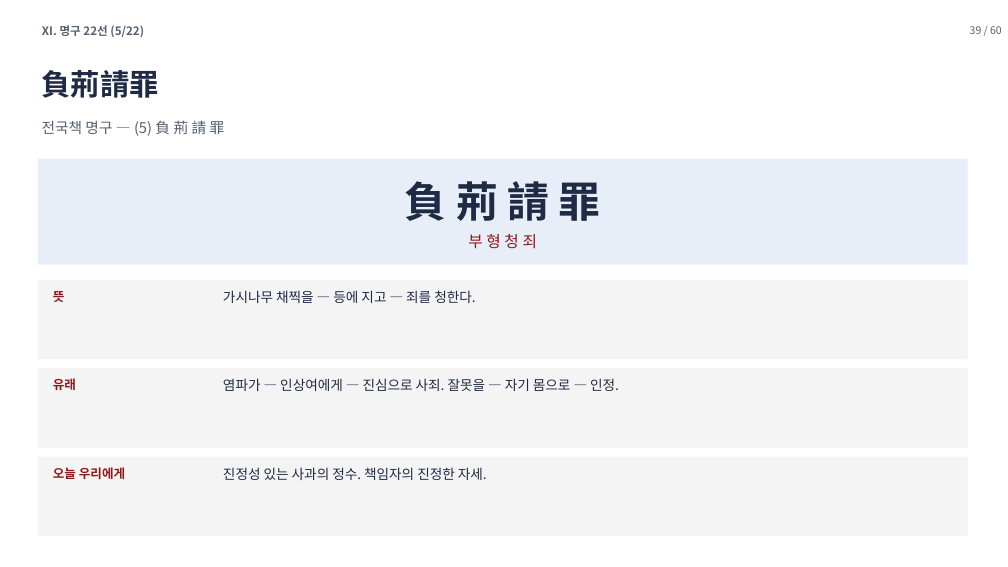
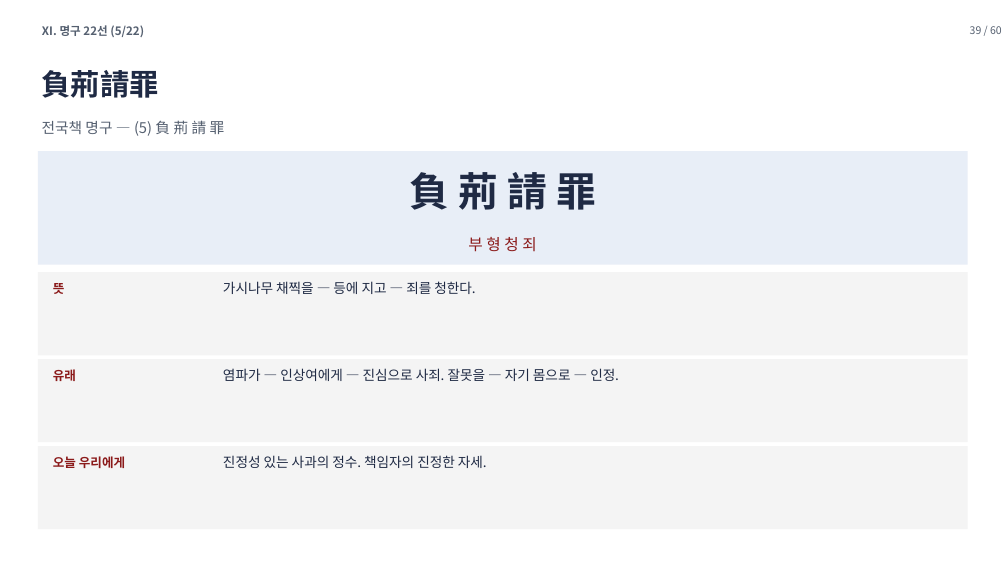
Before and after one commit to hpark1947/Oriental-Classics2, a slide deck: slide 39 of 발표자료/전국책.pptx. Drawn at 1008x567 pixels with LibreOffice and Linux fonts; fonts in the diff are those of the drawing. Boxes give left, top, right and bottom in pixels: in the first picture for what was removed or moved away, otherwise in the second. Text is boxed around its words. In the diff, an @@ line names an element or a change of style, - is before the commit and + after.

```diff
--- a/발표자료/전국책.pptx
+++ b/발표자료/전국책.pptx
@@ text "負 荊 請 罪": place and size @@
-text "負 荊 請 罪" at [405, 181, 601, 221]
+text "負 荊 請 罪" at [409, 172, 596, 210]
@@ text "負 荊 請 罪" at [409, 172, 596, 210]: size 40 to 38 pt @@
@@ rectangle: place and size @@
-rectangle at [38, 159, 968, 265]
+rectangle at [38, 151, 968, 265]
@@ text "부 형 청 죄" at [468, 237, 536, 252]: vertical alignment top to middle @@
@@ rectangle: place and size @@
-rectangle at [38, 280, 968, 359]
+rectangle at [38, 272, 968, 355]
@@ text "뜻": place and size @@
-text "뜻" at [53, 291, 65, 302]
+text "뜻" at [53, 283, 65, 294]
@@ text "가시나무 채찍을 — 등에 지고 ...": place and size @@
-text "가시나무 채찍을 — 등에 지고 ..." at [223, 290, 475, 303]
+text "가시나무 채찍을 — 등에 지고 ..." at [223, 281, 475, 294]
@@ 2 texts, 1 rectangle: place and size @@
-2 texts, 1 rectangle at [38, 368, 968, 479]
+2 texts, 1 rectangle at [38, 359, 968, 468]
@@ text "염파가 — 인상여에게 — 진심으로 ...": place and size @@
-text "염파가 — 인상여에게 — 진심으로 ..." at [223, 378, 619, 391]
+text "염파가 — 인상여에게 — 진심으로 ..." at [223, 368, 619, 381]
@@ rectangle: place and size @@
-rectangle at [38, 457, 968, 536]
+rectangle at [38, 446, 968, 529]
@@ text "진정성 있는 사과의 정수. 책임자의 ...": place and size @@
-text "진정성 있는 사과의 정수. 책임자의 ..." at [223, 467, 487, 480]
+text "진정성 있는 사과의 정수. 책임자의 ..." at [223, 455, 487, 468]
```
Also in this commit, not shown: 58 other slides changed, 1 other file.
